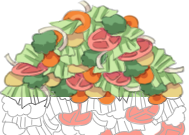
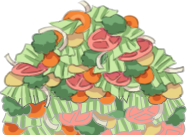
Two versions of the same layered image (189px x 135px). Layer-by-layer changes:
added layer "レイヤー 8" above "レイヤー 9" over (2, 94, 185, 135)
added layer "レイヤー 9" above "レイヤー 10" over (2, 94, 182, 135)
added layer "レイヤー 10" above "レイヤー 11" over (2, 94, 187, 135)
added layer "レイヤー 11" above "レイヤー 5" over (39, 94, 170, 132)
